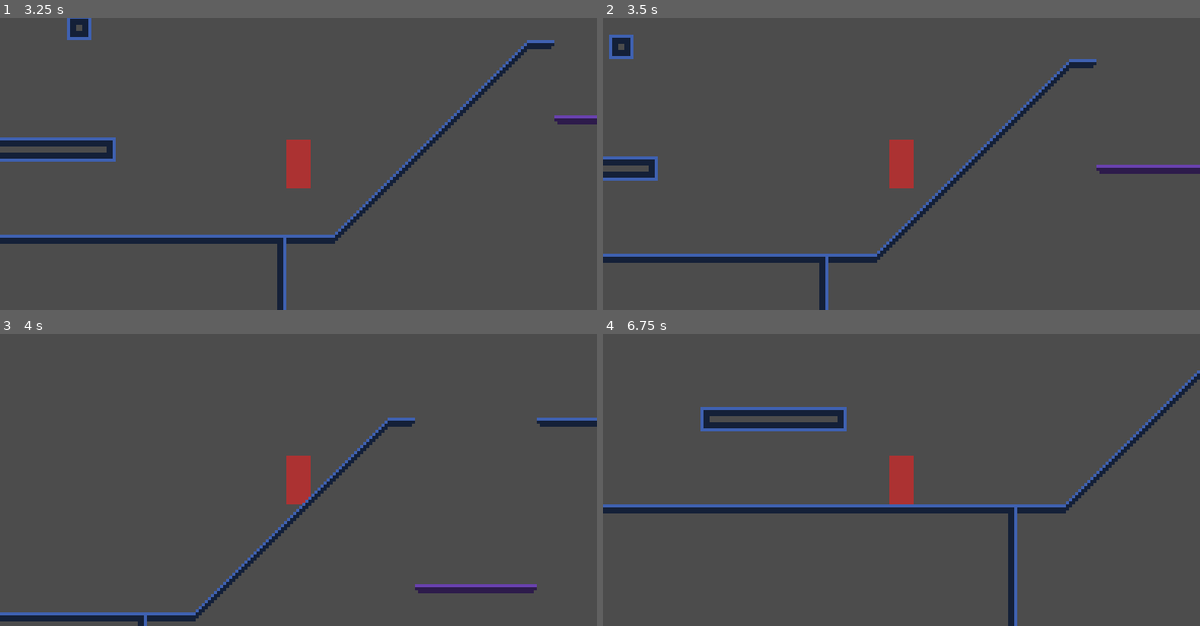
Above: before the commit, frames 1-4 (two rows, left to right).
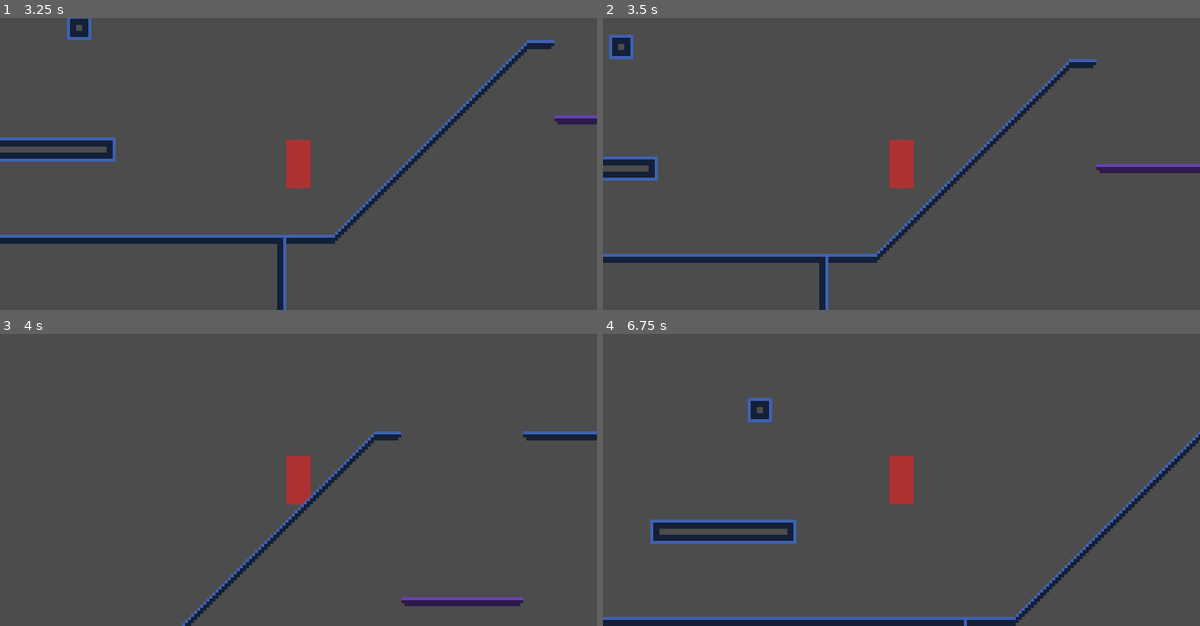
Above: after the commit, the same moments.

Repository: ChaosWitchNikol/this-unnamed-sci-fi-metroidvania
Game: Godot game, scene res://Main.tscn
The game is run twice, just before and just after one commit, with the same random seed, the same clock (stepped at 60 frames per second) and the same inputs.
Inputs:
- Up to frame 1 (3.25 s): hold Right (ui_right) 0.53-2.03 s; tap Space (ui_select) at 0.77, 1.52, 3.02 s; hold Left (ui_left) 2.03-2.78 s; hold Right (ui_right) from 2.78 s (still down)
- Up to frame 2 (3.5 s): keep holding Right (ui_right)
- Up to frame 3 (4 s): keep holding Right (ui_right); tap Space (ui_select) at 3.77 s
- Up to frame 4 (6.75 s): release Right (ui_right) at 4.28 s; hold Left (ui_left) 4.28-5.03 s; tap Space (ui_select) at 4.52, 6.02 s; hold Right (ui_right) 5.03-5.78 s; hold Left (ui_left) from 5.78 s (still down)

Frame 1 is identical in both runs. In frame 2, 0.1% of the frame differs, in the area x 82-100%, y 50-54%; in frame 3, 3.8%; in frame 4, 10%, in the area x 0-100%, y 12-100%.

Commit message:
snaping on slopes using safe margins

Diff:
--- a/src/scenes/MovingPlatform.tscn
+++ b/src/scenes/MovingPlatform.tscn
@@ -12,6 +12,7 @@
 [node name="Collision" type="CollisionShape2D" parent="."]
 position = Vector2( 0, 4 )
 shape = SubResource( 1 )
+one_way_collision_margin = 2.0
 
 [node name="Tiles" type="TileMap" parent="."]
 tile_set = ExtResource( 2 )
--- a/src/scenes/Player.tscn
+++ b/src/scenes/Player.tscn
@@ -8,6 +8,8 @@
 height = 8.0
 
 [node name="Player" type="KinematicBody2D"]
+position = Vector2( -1, 0 )
+collision/safe_margin = 0.005
 script = ExtResource( 1 )
 
 [node name="Sprite" type="Sprite" parent="."]
@@ -18,13 +20,3 @@
 
 [node name="NextJumpTimeout" type="Timer" parent="."]
 one_shot = true
-
-[node name="RayRight" type="RayCast2D" parent="."]
-position = Vector2( 4, 0 )
-enabled = true
-cast_to = Vector2( 0, 8.1 )
-
-[node name="RayLeft" type="RayCast2D" parent="."]
-position = Vector2( -4, 0 )
-enabled = true
-cast_to = Vector2( 0, 8.1 )
--- a/src/scripts/Player.gd
+++ b/src/scripts/Player.gd
@@ -2,7 +2,7 @@
 
 #	DEFINE constants
 const FLOOR_VECTOR : Vector2 = Vector2(0, -1)
-const SNAP_VECTOR : Vector2 = Vector2(0, 8)
+const SNAP_VECTOR : Vector2 = Vector2(0, 4)
 const MAX_SLOPE_DEGREE : float = deg2rad(50)
 const JUMP_SNAP_VECTOR : Vector2 = Vector2(0, 0)
 
@@ -51,7 +51,6 @@
 			linear_velocity.y = linear_velocity.y / 1.25	# divide linear velocity by a factor
 
 
-
 	if Input.is_action_just_pressed("ui_select"):
 		if can_jump and jumps_count < ALLOWED_JUMPS :
 			linear_velocity.y = -JUMP_FORCE
@@ -66,11 +65,6 @@
 	if Input.is_action_pressed("ui_right"):
 		linear_velocity.x = MOVEMENT_SPEED
 
-	# calculate snap_vector x component based on
-	if $RayRight.is_colliding():
-		snap_vector.x += 8
-	if $RayLeft.is_colliding():
-		snap_vector.x -= 8
 
 	if is_on_ceiling():
 		linear_velocity.y += GRAVITY
